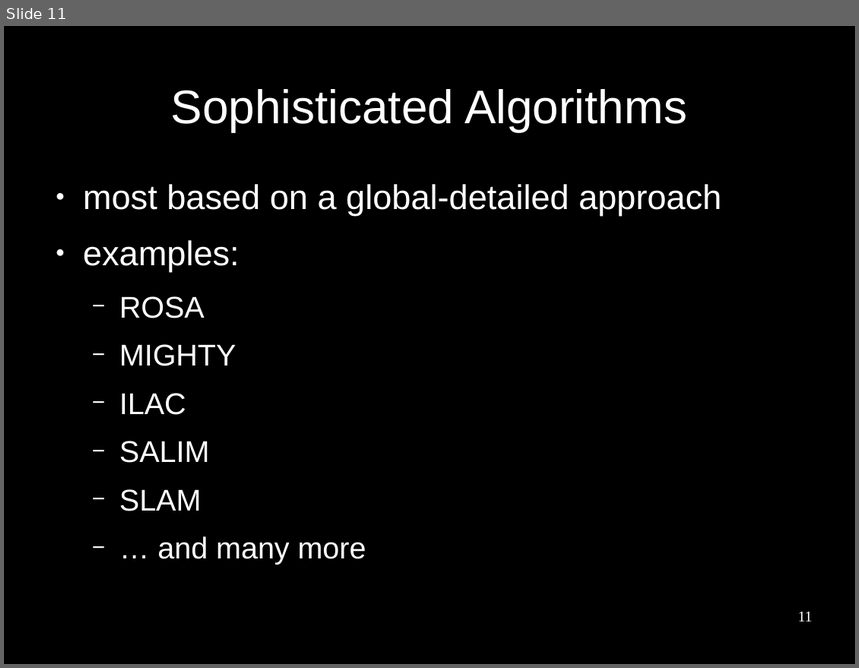
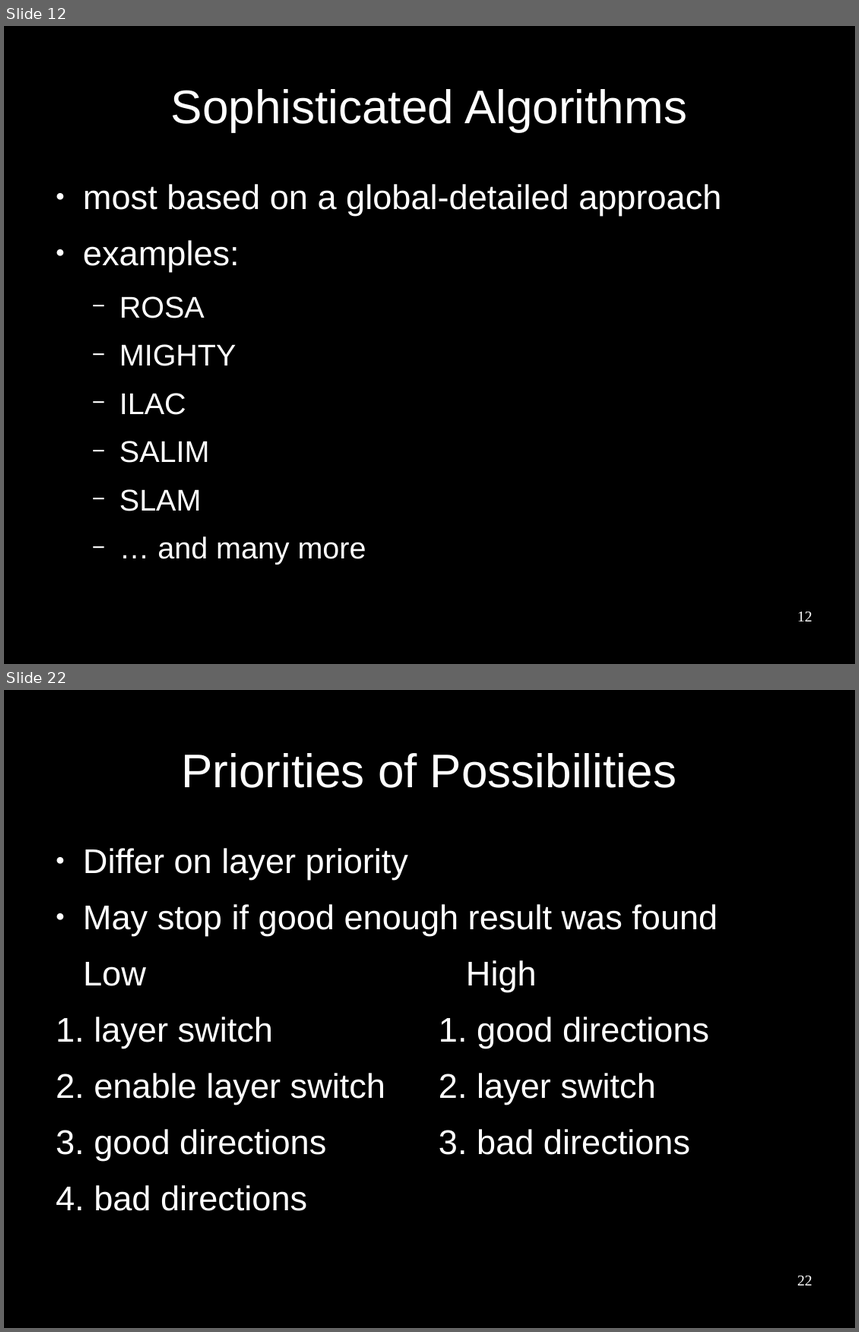
Before and after one commit to benediktibk/bachelorthesis, a slide deck: presentation.odp. Shown one above the other, each under a label of ours: slide 11 before the commit, slides 12 and 22 after it; the slides between them are not shown. The pictures are 859x668 and 859x1332 pixels, drawn with LibreOffice and Linux fonts; fonts in the diff are those of the drawing; background and template pictures are left out. Boxes give left, top, right and bottom in pixels: in the first picture for what was removed or moved away, otherwise in the second. Text is boxed around its words. In the diff, an @@ line names an element or a change of style, - is before the commit and + after.

```diff
--- a/presentation.odp
+++ b/presentation.odp
@@ slide 22 added at (4, 690, 855, 1328), background #000000 @@
@@ title added at (182, 753, 677, 788), 44 pt, text #FFFFFF @@
+Priorities of Possibilities
@@ text added at (83, 848, 718, 936), 32 pt, text #FFFFFF @@
+● Differ on layer priority
+● May stop if good enough result was found
@@ text added at (83, 962, 386, 1211), 32 pt, text #FFFFFF @@
+Low
+1. layer switch
+2. enable layer switch
+3. good directions
+4. bad directions
@@ text added at (466, 961, 709, 1155), 32 pt, text #FFFFFF @@
+High
+1. good directions
+2. layer switch
+3. bad directions
@@ page number added at (797, 1276, 813, 1286), 14 pt, text #FFFFFF @@
+22
@@ what was slide 11 is now slide 12 @@
@@ page number at (797, 612, 813, 622): text changed @@
-11
+12
```
Also in this commit, not shown: 1 slide changed, 15 other slides added, 8 other files.
